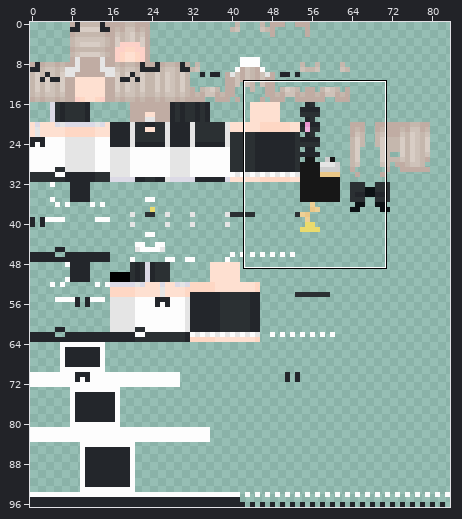
Edited in one commit: sprite sheet (sample_skins/10/main.png). Above: a wide view before the commit, with the close-up outlined.
Close-up. Earlier state:
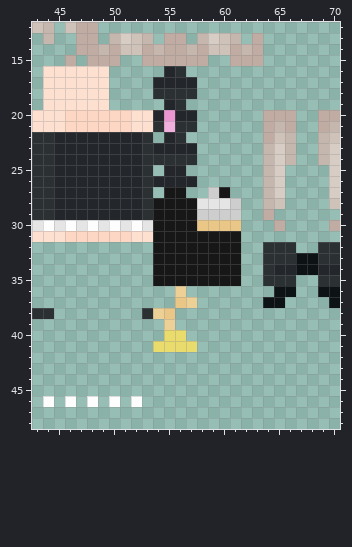
The file is 84x97 pixels. Colours within 5 levels of each other are drawn and written as one. Shown: x 43..70, y 12..48.
The result:
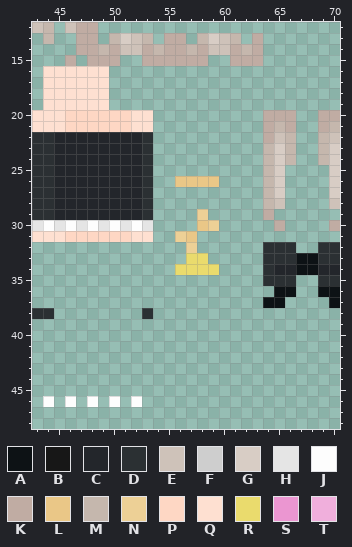
Palette (. is transparent): A #0d1215  B #171717  C #23262b  D #2b3033  E #cec2b9  F #cecece  G #d8cdc5  H #e5e5e5  J #fdfdfd  K #c0aca3  L #eac787  M #c5b7ad  N #edd096  P #fed7c4  Q #fee0d1  R #eadb6d  S #eb96d1  T #f0afdc
Diff:
y 16: x 55..56 CD -> ..
y 17: x 54..57 CCCC -> ....
y 18: x 54..57 DDDD -> ....
y 19: x 55..56 CD -> ..
y 20: x 54..57 CSCC -> ....
y 21: x 54..57 DTDD -> ....
y 22: x 55..56 CD -> ..
y 23: x 54..57 CCCC -> ....
y 24: x 54..57 DDDD -> ....
y 25: x 55..56 CC -> ..
y 26: x 54..59 CCCC.. -> ..LLLL
y 27: x 55..56 BB -> ..; x 59..60 FB -> ..
y 28: x 54..61 BBBBHHHF -> ........
y 29: x 54..61 BBBBFFFF -> ....N...
y 30: x 54..57 BBBB -> ....; x 59..61 LLL -> N..
y 31: x 54..61 BBBBBBBB -> ..NL....
y 32: x 54..61 BBBBBBBB -> ...N....
y 33: x 54..61 BBBBBBBB -> ...RR...
y 34: x 54..61 BBBBBBBB -> ..RRRR..
y 35: x 54..61 BBBBBBBB -> ........
y 36: x 56 N -> .
y 37: x 56..57 LN -> ..
y 38: x 54..55 NL -> ..
y 39: x 55 N -> .
y 40: x 55..56 RR -> ..
y 41: x 54..57 RRRR -> ....
Boxes around the changes in both close-ups, in picture pixels (x1, y1, x2, y2):
changed: (153, 66, 241, 352)
